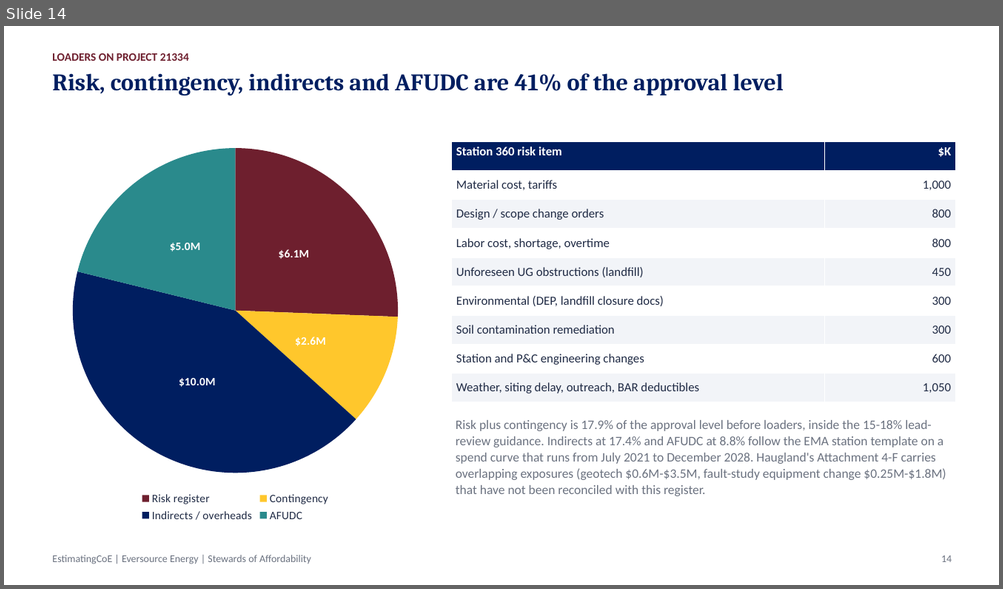
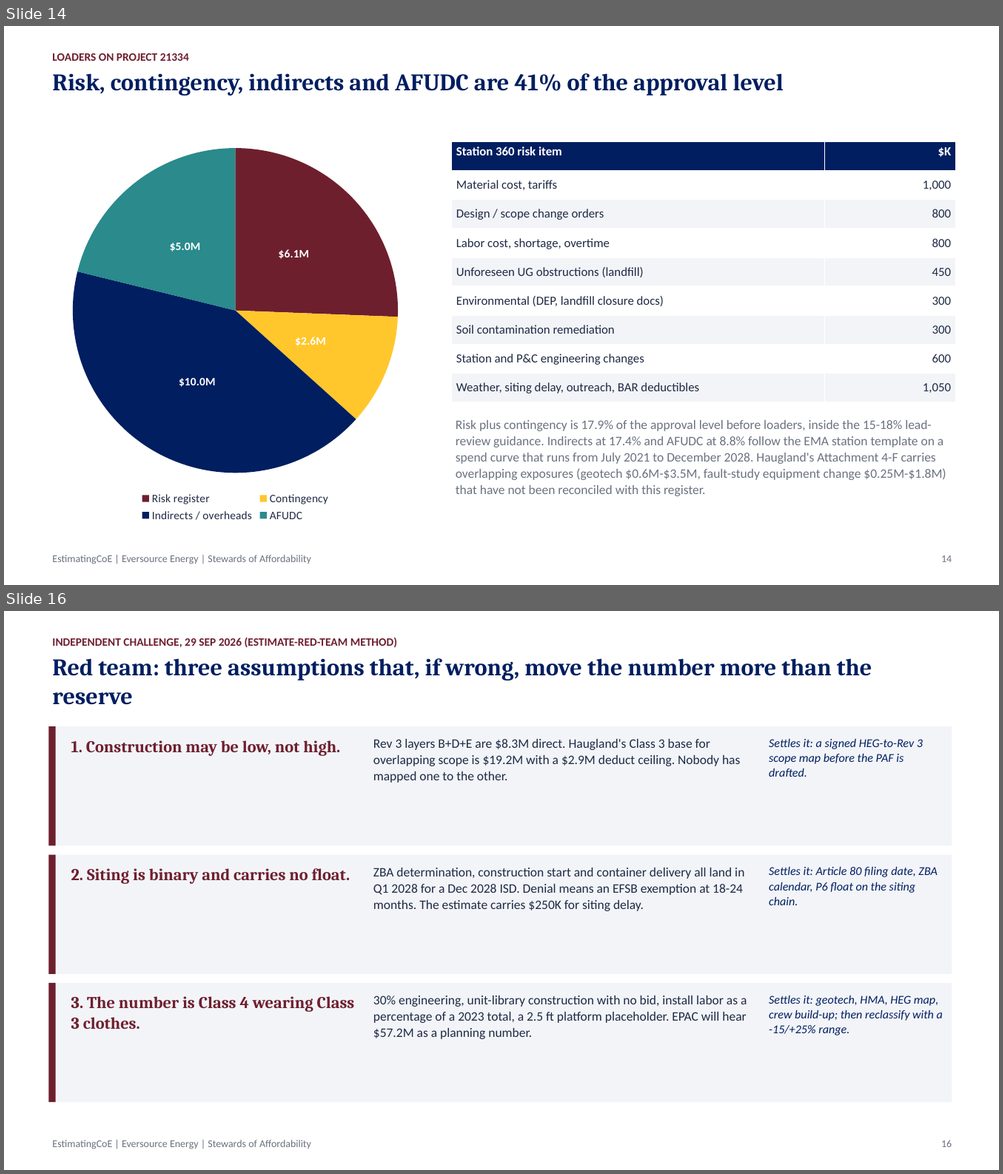
Before and after one commit to gbassaragh/BESS, a slide deck: Hyde Park BESS/6) Cost Analysis Deliverables/Hyde Park BESS - Cost Analysis Deck.pptx. Shown one above the other, each under a label of ours: slide 14 before the commit, slides 14 and 16 after it; the slides between them are not shown. The pictures are 1003x589 and 1003x1174 pixels, drawn with LibreOffice and Linux fonts; fonts in the diff are those of the drawing. Boxes give left, top, right and bottom in pixels: in the first picture for what was removed or moved away, otherwise in the second. Text is boxed around its words. In the diff, an @@ line names an element or a change of style, - is before the commit and + after.

```diff
--- a/Hyde Park BESS/6) Cost Analysis Deliverables/Hyde Park BESS - Cost Analysis Deck.pptx
+++ b/Hyde Park BESS/6) Cost Analysis Deliverables/Hyde Park BESS - Cost Analysis Deck.pptx
@@ slide 16 added at (4, 611, 999, 1170), background #FFFFFF @@
@@ text added at (52, 637, 397, 647), 11 pt, text #6E1F2E, bold @@
+INDEPENDENT CHALLENGE, 29 SEP 2026 (ESTIMATE-RED-TEAM METHOD)
@@ text added at (52, 658, 872, 705), 23 pt, text #001E60, bold @@
+Red team: three assumptions that, if wrong, move the number more than the reserve
@@ rectangle added at (48, 726, 951, 846), fill #F2F4F8 @@
@@ rectangle added at (48, 726, 56, 846), fill #6E1F2E @@
@@ text added at (71, 741, 340, 756), 16 pt, text #6E1F2E, bold @@
+1. Construction may be low, not high.
@@ text added at (373, 739, 740, 783), 12.5 pt, text #1F2A44 @@
+Rev 3 layers B+D+E are $8.3M direct. Haugland's Class 3 base for overlapping scope is $19.2M with a $2.9M deduct ceiling. Nobody has mapped one to the other.
@@ text added at (768, 739, 922, 777), 11.5 pt, text #001E60, italic @@
+Settles it: a signed HEG-to-Rev 3 scope map before the PAF is drafted.
@@ rectangle added at (48, 855, 951, 974), fill #F2F4F8 @@
@@ rectangle added at (48, 855, 56, 974), fill #6E1F2E @@
@@ text added at (71, 869, 350, 884), 16 pt, text #6E1F2E, bold @@
+2. Siting is binary and carries no float.
@@ text added at (373, 868, 744, 911), 12.5 pt, text #1F2A44 @@
+ZBA determination, construction start and container delivery all land in Q1 2028 for a Dec 2028 ISD. Denial means an EFSB exemption at 18-24 months. The estimate carries $250K for siting delay.
@@ text added at (768, 866, 936, 906), 11.5 pt, text #001E60, italic @@
+Settles it: Article 80 filing date, ZBA calendar, P6 float on the siting chain.
@@ rectangle added at (48, 983, 951, 1102), fill #F2F4F8 @@
@@ rectangle added at (48, 983, 56, 1102), fill #6E1F2E @@
@@ text added at (71, 997, 355, 1029), 16 pt, text #6E1F2E, bold @@
+3. The number is Class 4 wearing Class 3 clothes.
@@ text added at (373, 996, 746, 1039), 12.5 pt, text #1F2A44 @@
+30% engineering, unit-library construction with no bid, install labor as a percentage of a 2023 total, a 2.5 ft platform placeholder. EPAC will hear $57.2M as a planning number.
@@ text added at (768, 996, 942, 1036), 11.5 pt, text #001E60, italic @@
+Settles it: geotech, HMA, HEG map, crew build-up; then reclassify with a -15/+25% range.
@@ text added at (52, 1140, 311, 1150), 10 pt, text #6B7280 @@
+EstimatingCoE | Eversource Energy | Stewards of Affordability
@@ text added at (941, 1140, 951, 1147), 10 pt, text #6B7280 @@
+16
```
Also in this commit, not shown: 5 slides changed, 2 other slides added, 12 other files.
